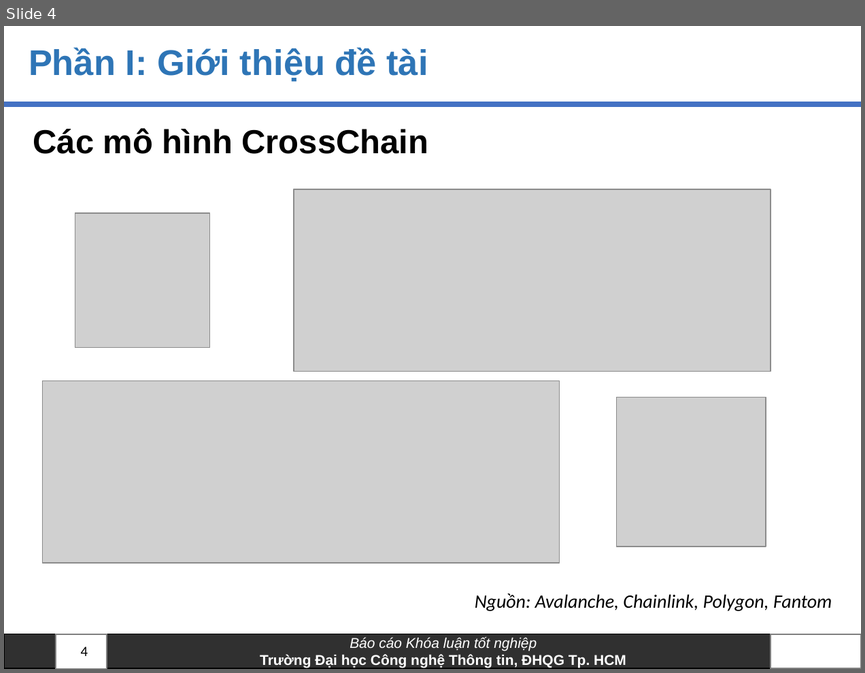
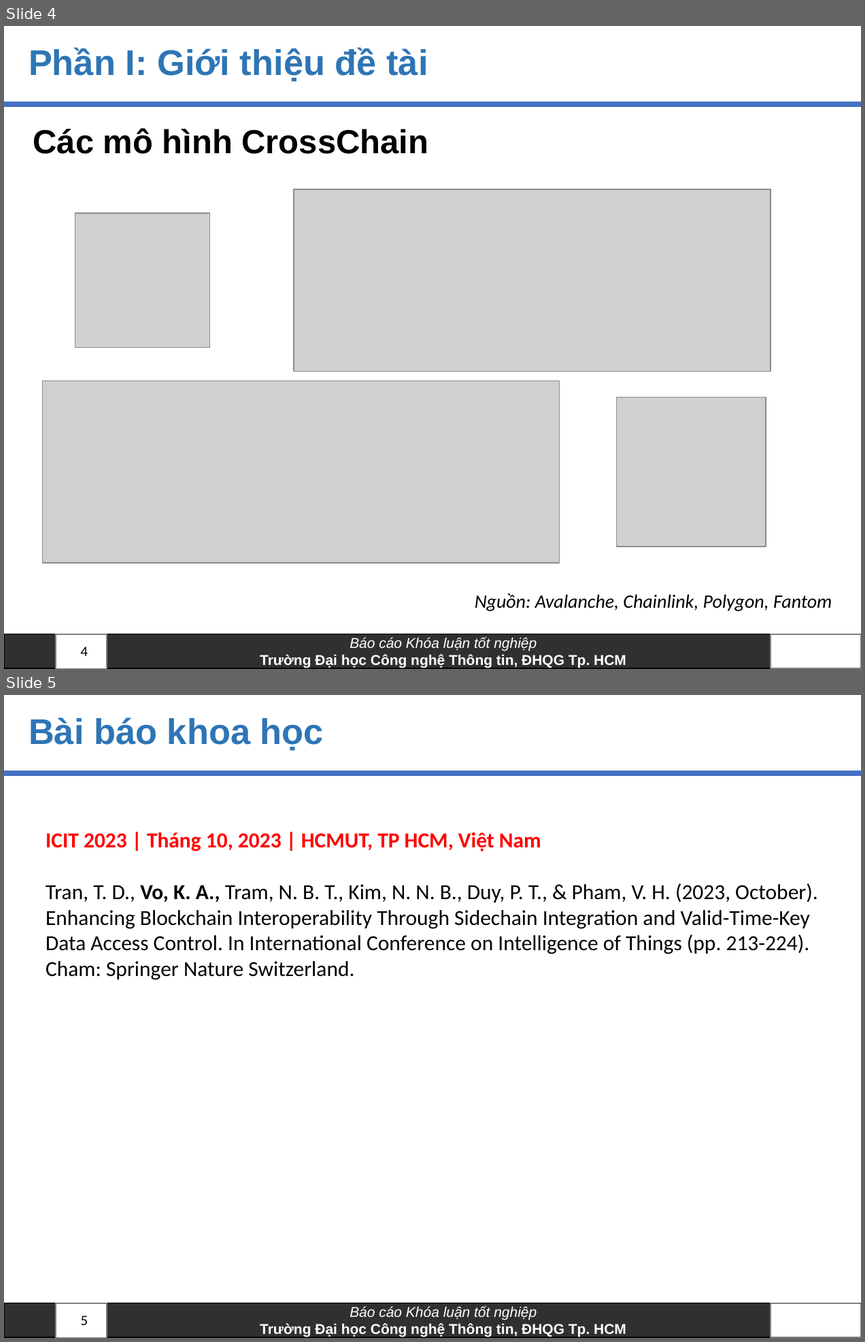
Before and after one commit to anhkiet1227/NT505_Thesis, a slide deck: Slide_20520605_VoAnhKiet.pptx. Shown one above the other, each under a label of ours: slide 4 before the commit, slides 4 and 5 after it. The pictures are 865x673 and 865x1342 pixels, drawn with LibreOffice and Linux fonts; fonts in the diff are those of the drawing; grey boxes stand for pictures; background and template pictures are left out. Boxes give left, top, right and bottom in pixels: in the first picture for what was removed or moved away, otherwise in the second. Text is boxed around its words. In the diff, an @@ line names an element or a change of style, - is before the commit and + after.

```diff
--- a/Slide_20520605_VoAnhKiet.pptx
+++ b/Slide_20520605_VoAnhKiet.pptx
@@ slide 5 added at (4, 695, 861, 1338), background #FFFFFF; not listed: 4 template elements that a slide beside it also shows @@
@@ title added at (28, 717, 324, 751), 30 pt, text #2E75B6, bold @@
+Bài báo khoa học
@@ text added at (45, 832, 818, 980), 18 pt, text #000000 @@
+ICIT 2023 | Tháng 10, 2023 | HCMUT, TP HCM, Việt Nam
+Tran, T. D., Vo, K. A., Tram, N. B. T., Kim, N. N. B., Duy, P. T., & Pham, V. H. (2023, October). Enhancing Blockchain Interoperability Through Sidechain Integration and Valid-Time-Key Data Access Control. In International Conference on Intelligence of Things (pp. 213-224). Cham: Springer Nature Switzerland.
@@ page number added at (81, 1315, 88, 1325), 12 pt, text #000000 @@
+5
```
Also in this commit, not shown: 3 slides changed, 1 other slide added.
